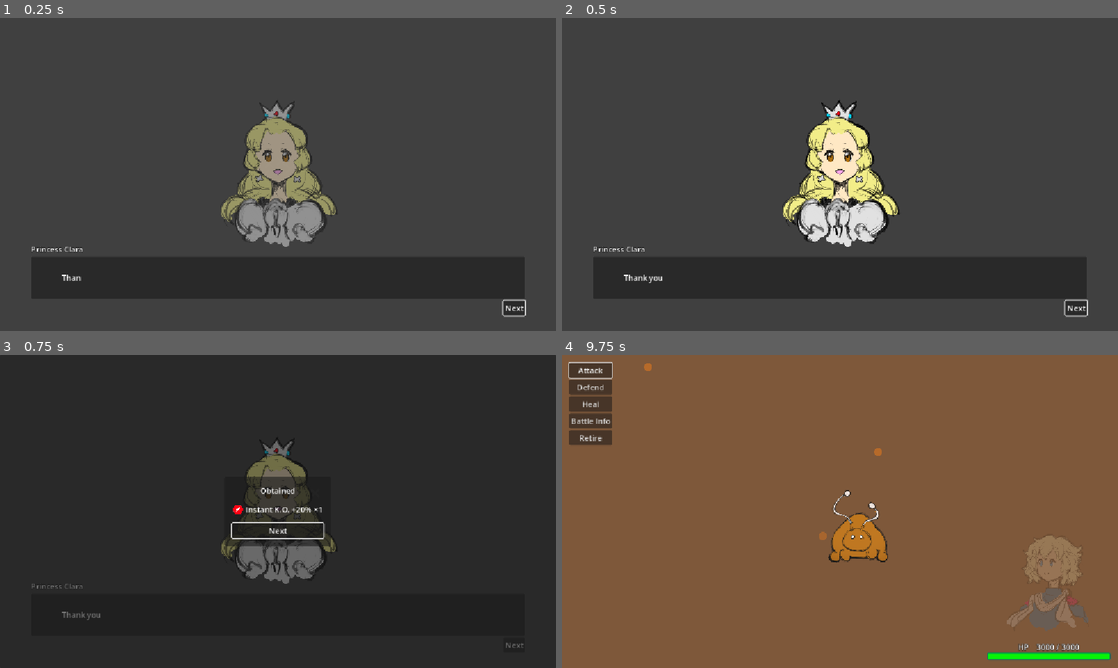
Above: before the commit, frames 1-4 (two rows, left to right).
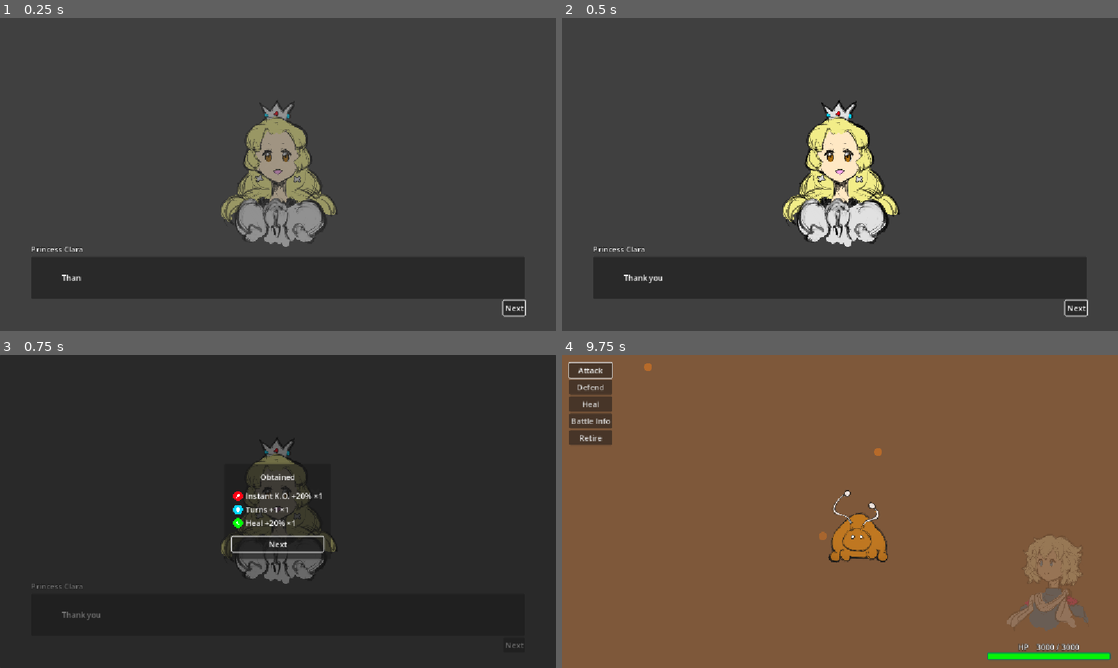
Above: after the commit, the same moments.

Repository: Adnyropast/pwkz-godot-4.7
Game: Godot game, scene res://scenes/rescue_screen.tscn
Same seed, same stepped clock (60 frames per second), same inputs: the game is played once before the commit and once after it. This scene is started directly instead of the project's main scene. The engine's default icon, where the game draws it, is replaced by a stand-in: a white triangle on a blue panel in a dark square.
Inputs (mouse positions are in pixels of both pictures, inside the frame that each line leads up to):
- Up to frame 1 (0.25 s): no input
- Up to frame 2 (0.5 s): no input
- Up to frame 3 (0.75 s): click "Next" at 0.5 s
- Up to frame 4 (9.75 s): click "Next" at 1.25 s; click "Next" at 2 s; click (745, 502) at 2.77 s; click "Next" at 3.5 s; tap Enter at 5 s

Frames 1-2 are identical in both runs. In frame 3, 2.0% of the frame differs, in the area x 40-60%, y 34-66%; in frame 4, less than 0.1%.

Commit message:
feat: add variable magicite rewards count

Diff:
--- a/scenes/battle_scene.gd
+++ b/scenes/battle_scene.gd
@@ -81,7 +81,7 @@
 			Phases.next_phase_rescue()
 		else:
 			Bgm.play_theme_victory()
-			text_box_node.sender.send("You won!", PopupInterfaces.open_rewards_popup.bind(on_rewards_closed))
+			text_box_node.sender.send("You won!", PopupInterfaces.open_rewards_popup.bind(on_rewards_closed, 1, 2))
 
 func on_rewards_closed() -> void:
 	PopupInterfaces.open_equip_screen_popup(on_equip_screen_closed)
--- a/scenes/rescue_screen.gd
+++ b/scenes/rescue_screen.gd
@@ -67,7 +67,7 @@
 	init_step(STEP_1)
 
 func init_step_rewards() -> void:
-	PopupInterfaces.open_rewards_popup(cleanup_step)
+	PopupInterfaces.open_rewards_popup(cleanup_step, 2, 3)
 
 func cleanup_step_rewards() -> void:
 	if WorldState.is_final_world():
--- a/scenes/rewards_popup.gd
+++ b/scenes/rewards_popup.gd
@@ -4,14 +4,20 @@
 
 @onready var magicites_container: Container = $PanelContainer/CenterContainer/PanelContainer/MarginContainer/VBoxContainer/MagicitesContainer
 @onready var first_button: Button = $PanelContainer/CenterContainer/PanelContainer/MarginContainer/VBoxContainer/ButtonNext
+var min_rewards_count: int = 1
+var max_rewards_count: int = 1
 
 func _ready() -> void:
-	var magicites: Dictionary[Magicite, int] = RewardSystem.add_and_get_random_magicites()
+	var magicites: Dictionary[Magicite, int] = RewardSystem.add_and_get_random_magicites(min_rewards_count, max_rewards_count)
 	set_magicite_items(magicites)
 	Navigation.button_grab_focus(first_button)
 
 func _on_button_next_pressed() -> void:
 	next_button_pressed.emit()
+
+func set_rewards_min_max(min_count: int, max_count: int) -> void:
+	min_rewards_count = min_count
+	max_rewards_count = max_count
 
 func set_magicite_items(magicites: Dictionary[Magicite, int]) -> void:
 	for i in range(0, magicites.size()):
--- a/static/PopupInterfaces.gd
+++ b/static/PopupInterfaces.gd
@@ -10,9 +10,10 @@
 	continue_button_pressed.connect(popup.queue_free)
 	tree.root.add_child(popup)
 
-static func open_rewards_popup(callback_callable: Callable) -> void:
+static func open_rewards_popup(callback_callable: Callable, min_count: int, max_count: int) -> void:
 	var tree: SceneTree = Engine.get_main_loop()
 	var popup = preload("res://scenes/rewards_popup.tscn").instantiate()
+	popup.set_rewards_min_max(min_count, max_count)
 	var next_button_pressed: Signal = popup.next_button_pressed
 	next_button_pressed.connect(callback_callable)
 	next_button_pressed.connect(popup.queue_free)
--- a/system/RewardSystem.gd
+++ b/system/RewardSystem.gd
@@ -16,8 +16,8 @@
 	preload("res://resources/magicites/ma11.tres"),
 ]
 
-static func get_random_magicites() -> Dictionary[Magicite, int]:
-	var rewards_count: int = randi_range(1, 3)
+static func get_random_magicites(min_count: int, max_count: int) -> Dictionary[Magicite, int]:
+	var rewards_count: int = randi_range(min_count, max_count)
 	var res: Dictionary[Magicite, int]
 
 	for i in range(0, rewards_count):
@@ -27,8 +27,8 @@
 
 	return res
 
-static func add_and_get_random_magicites() -> Dictionary[Magicite, int]:
-	var rewards: Dictionary[Magicite, int] = get_random_magicites()
+static func add_and_get_random_magicites(min_count: int, max_count: int) -> Dictionary[Magicite, int]:
+	var rewards: Dictionary[Magicite, int] = get_random_magicites(min_count, max_count)
 	Inventory.add_magicites(rewards)
 	return rewards
 
